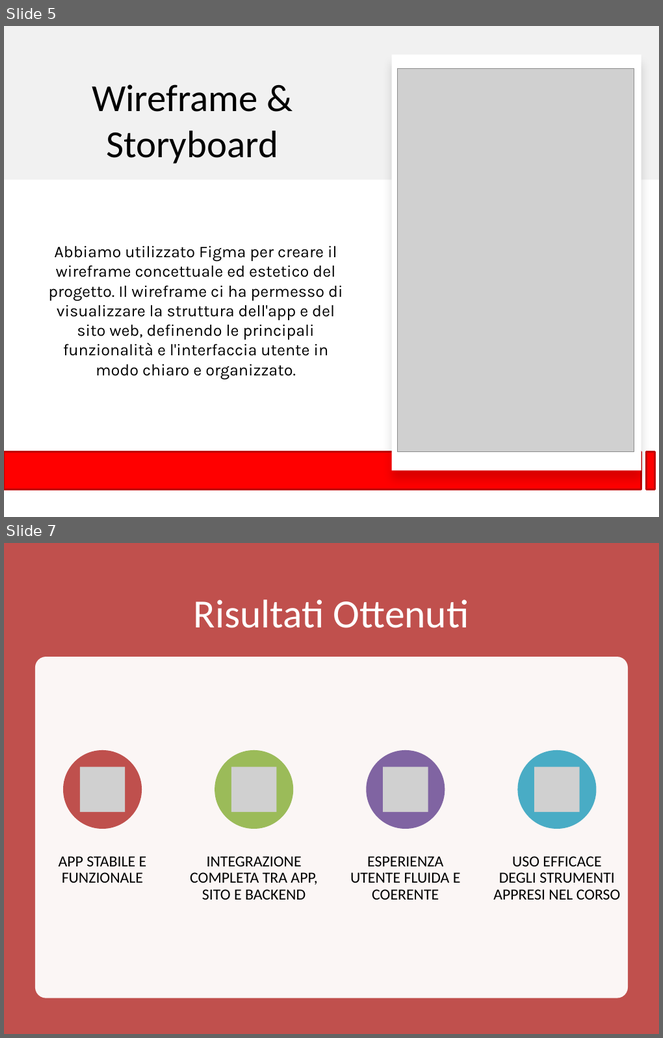
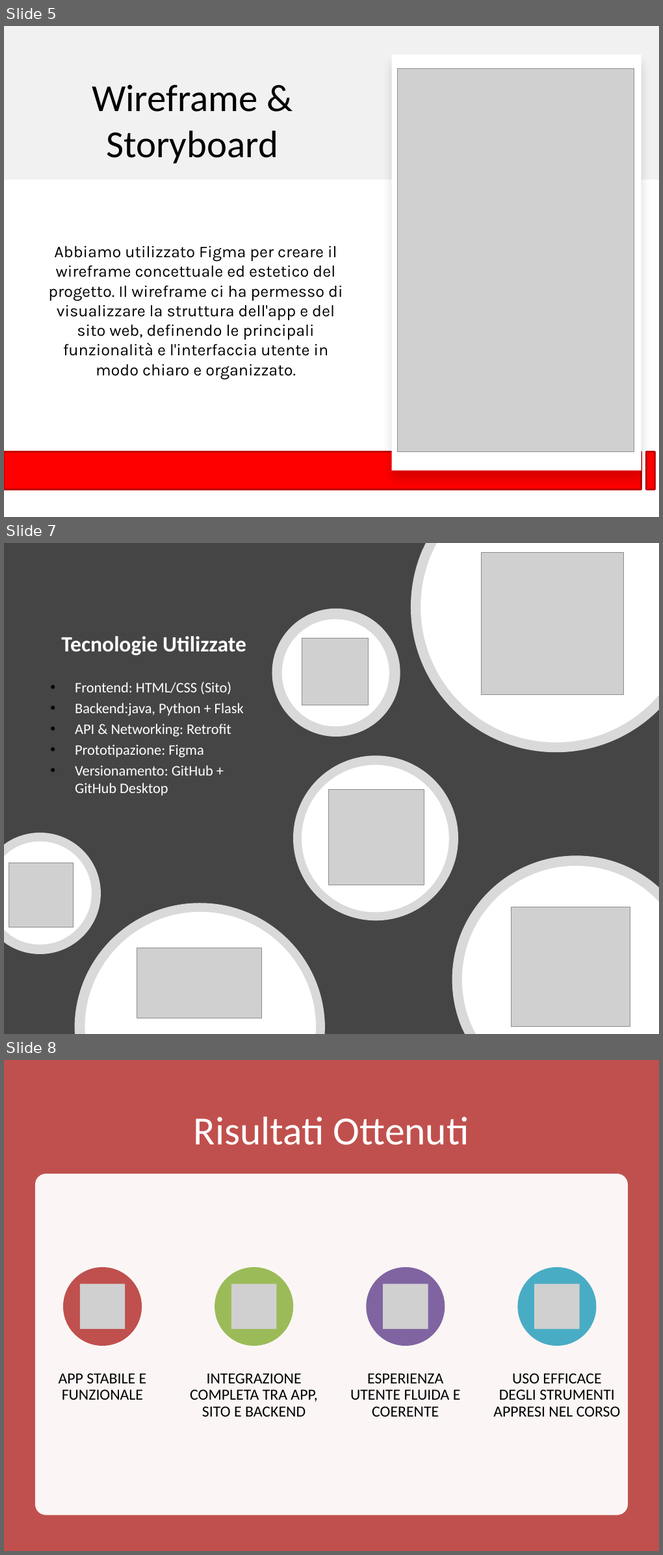
Before and after one commit to sanzaaaaaa/EventFinder, a slide deck: documenti/Event_Finder_Presentazione.pptx. Shown one above the other, each under a label of ours: slides 5 and 7 before the commit, slides 5, 7 and 8 after it; the slides between them are not shown. The pictures are 663x1038 and 663x1555 pixels, drawn with LibreOffice and Linux fonts; fonts in the diff are those of the drawing; grey boxes stand for pictures. Boxes give left, top, right and bottom in pixels: in the first picture for what was removed or moved away, otherwise in the second. Text is boxed around its words. In the diff, an @@ line names an element or a change of style, - is before the commit and + after.

Commit message:
aggiornato presentazione

```diff
--- a/documenti/Event_Finder_Presentazione.pptx
+++ b/documenti/Event_Finder_Presentazione.pptx
@@ slide 7 added at [4,543,659,1034], background #454545 @@
@@ freeform shape added at [411,543,659,752], fill #FFFFFF at 80% opacity @@
@@ freeform shape added at [421,543,659,742], fill #FFFFFF @@
@@ picture added at [482,553,624,695] @@
@@ ellipse added at [272,609,400,737], fill #FFFFFF at 80% opacity @@
@@ freeform shape added at [282,619,389,726], fill #FFFFFF @@
@@ title added at [61,636,246,655], 24 pt, text #FFFFFF, bold @@
+Tecnologie Utilizzate
@@ picture added at [302,638,369,705] @@
@@ text added at [75,682,244,796], 16 pt, text #FFFFFF @@
+• Frontend: HTML/CSS (Sito)
+• Backend:java, Python + Flask
+• API & Networking: Retrofit
+• Prototipazione: Figma
+• Versionamento: GitHub + GitHub Desktop
@@ ellipse added at [293,756,458,921], fill #FFFFFF at 80% opacity @@
@@ freeform shape added at [302,765,449,913], fill #FFFFFF @@
@@ picture added at [328,790,424,886] @@
@@ freeform shape added at [4,833,101,954], fill #FFFFFF at 80% opacity @@
@@ freeform shape added at [4,842,92,945], fill #FFFFFF @@
@@ picture added at [9,863,74,928] @@
@@ freeform shape added at [452,856,659,1034], fill #FFFFFF at 80% opacity @@
@@ freeform shape added at [462,866,659,1034], fill #FFFFFF @@
@@ freeform shape added at [75,903,325,1034], fill #FFFFFF at 80% opacity @@
@@ freeform shape added at [85,912,316,1034], fill #FFFFFF @@
@@ picture added at [511,907,631,1027] @@
@@ picture added at [137,949,261,1019] @@
@@ what was slide 7 is now slide 8 @@
```
